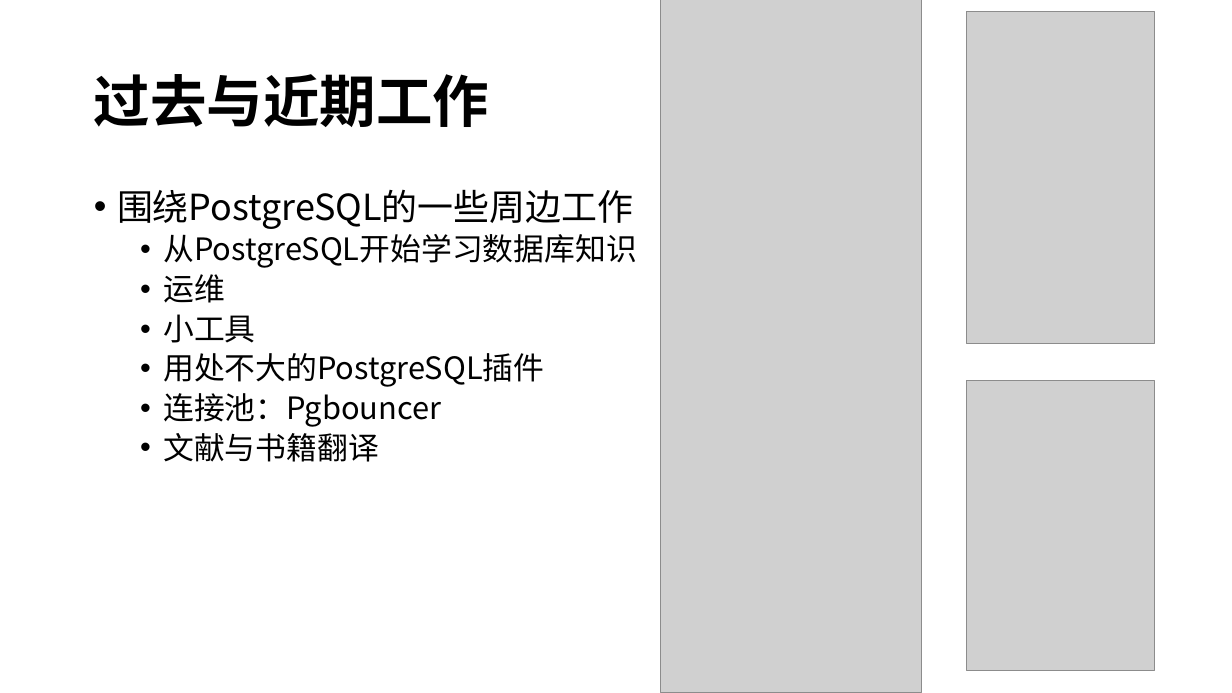
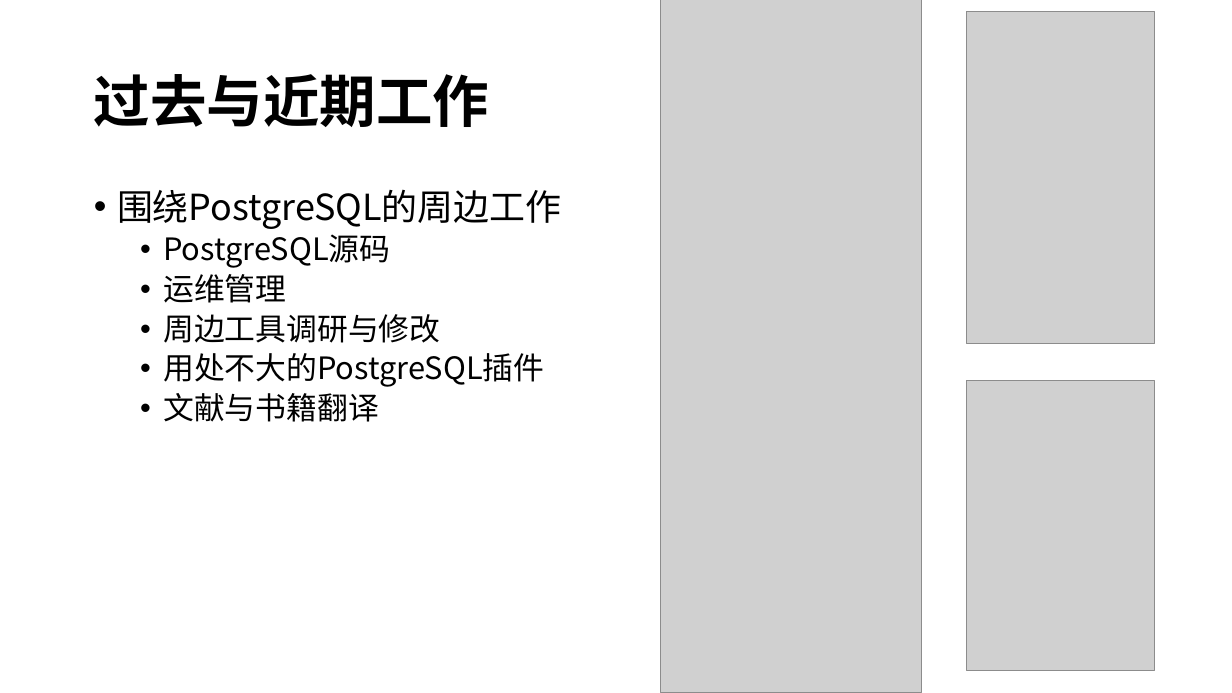
Before and after one commit to yummyliu/papers, a slide deck: slide 2 of 工作分享.pptx. Drawn at 1232x693 pixels with LibreOffice and Linux fonts; fonts in the diff are those of the drawing; grey boxes stand for pictures. Boxes give left, top, right and bottom in pixels: in the first picture for what was removed or moved away, otherwise in the second. Text is boxed around its words. In the diff, an @@ line names an element or a change of style, - is before the commit and + after.

```diff
--- a/工作分享.pptx
+++ b/工作分享.pptx
@@ text at [117, 189, 561, 343]: text changed @@
-• 围绕PostgreSQL的一些周边工作
-  • 从PostgreSQL开始学习数据库知识
-  • 运维
-  • 小工具
+• 围绕PostgreSQL的周边工作
+  • PostgreSQL源码
+  • 运维管理
+  • 周边工具调研与修改
@@ text at [163, 393, 441, 427]: paragraph removed @@
-  • 连接池：Pgbouncer
```
Also in this commit, not shown: 21 other slides changed, 4 slides added.
